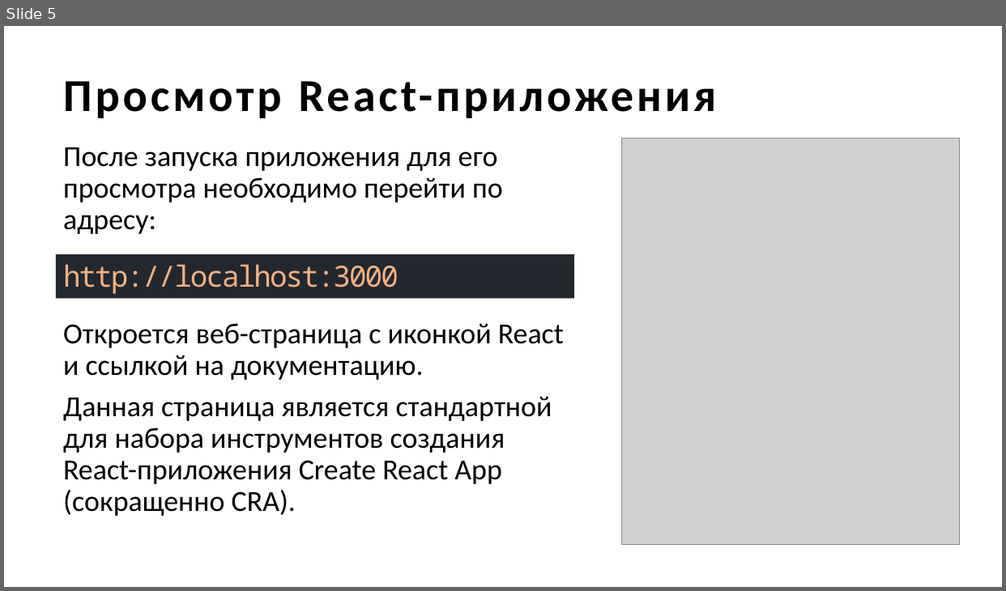
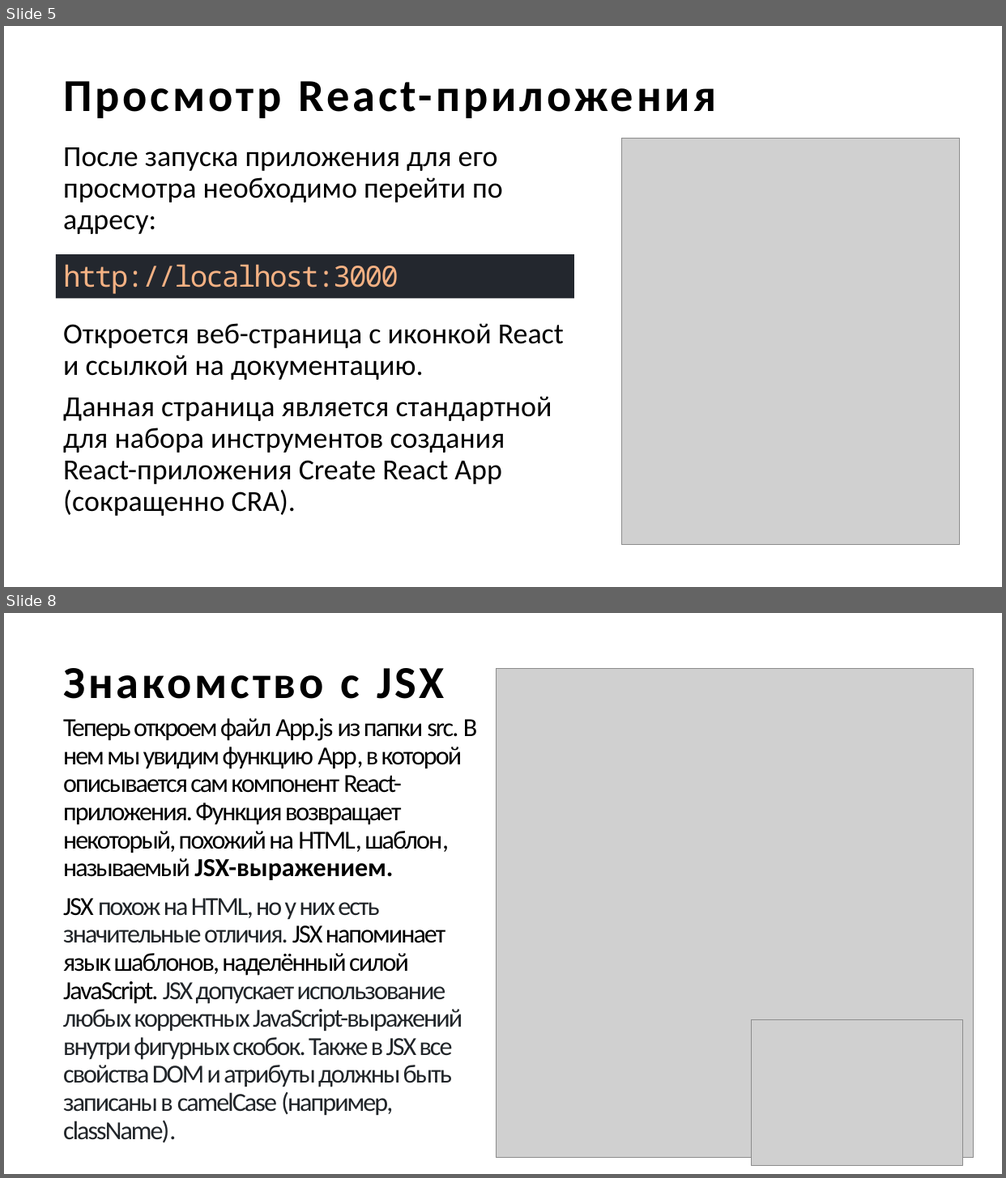
Before and after one commit to descenty/IPPO-3-sem, a slide deck: Введение в React.pptx. Shown one above the other, each under a label of ours: slide 5 before the commit, slides 5 and 8 after it; the slides between them are not shown. The pictures are 1006x591 and 1006x1178 pixels, drawn with LibreOffice and Linux fonts; fonts in the diff are those of the drawing; grey boxes stand for pictures. Boxes give left, top, right and bottom in pixels: in the first picture for what was removed or moved away, otherwise in the second. Text is boxed around its words. In the diff, an @@ line names an element or a change of style, - is before the commit and + after.

```diff
--- a/Введение в React.pptx
+++ b/Введение в React.pptx
@@ slide 8 added at (4,613,1002,1174), background #FFFFFF @@
@@ title added at (63,668,445,699), 44 pt, text #000000, bold @@
+Знакомство с JSX
@@ picture added at (496,668,974,1158) @@
@@ text added at (63,718,477,1144), 25 pt, text #000000 @@
+Теперь откроем файл App.js из папки src. В нем мы увидим функцию App, в которой описывается сам компонент React-приложения. Функция возвращает некоторый, похожий на HTML, шаблон, называемый JSX-выражением.
+JSX похож на HTML, но у них есть значительные отличия. JSX напоминает язык шаблонов, наделённый силой JavaScript. JSX допускает использование любых корректных JavaScript-выражений внутри фигурных скобок. Также в JSX все свойства DOM и атрибуты должны быть записаны в camelCase (например, className).
@@ picture added at (751,1020,963,1165) @@
```
Also in this commit, not shown: 1 slide changed, 5 other slides added, 1 slide removed, 32 other files.
